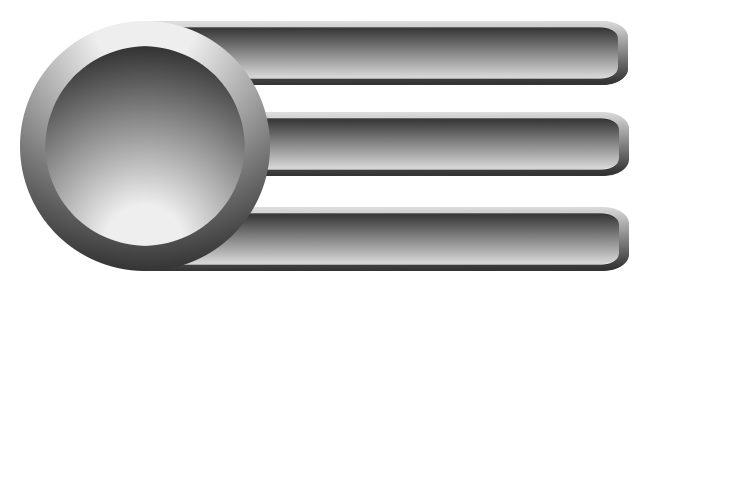
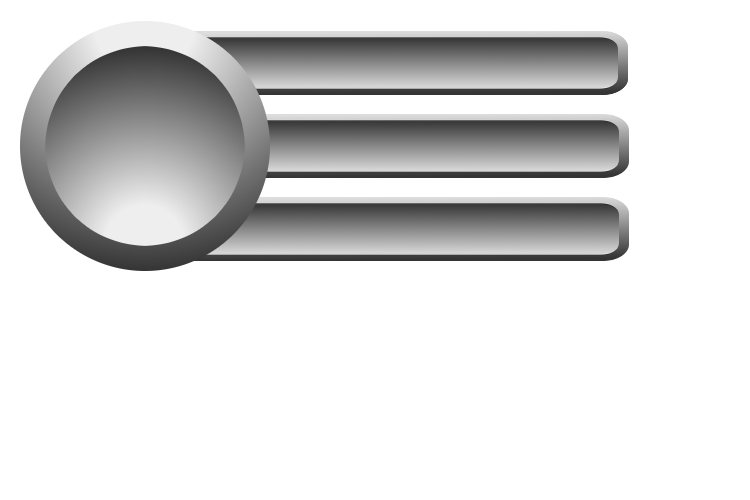
Revision of a layered 750px x 500px image; what changed, layer by layer:
painted on "Pasted Layer #1" over bbox(148, 112, 629, 271)
painted on "Layer" over bbox(150, 21, 628, 95)
